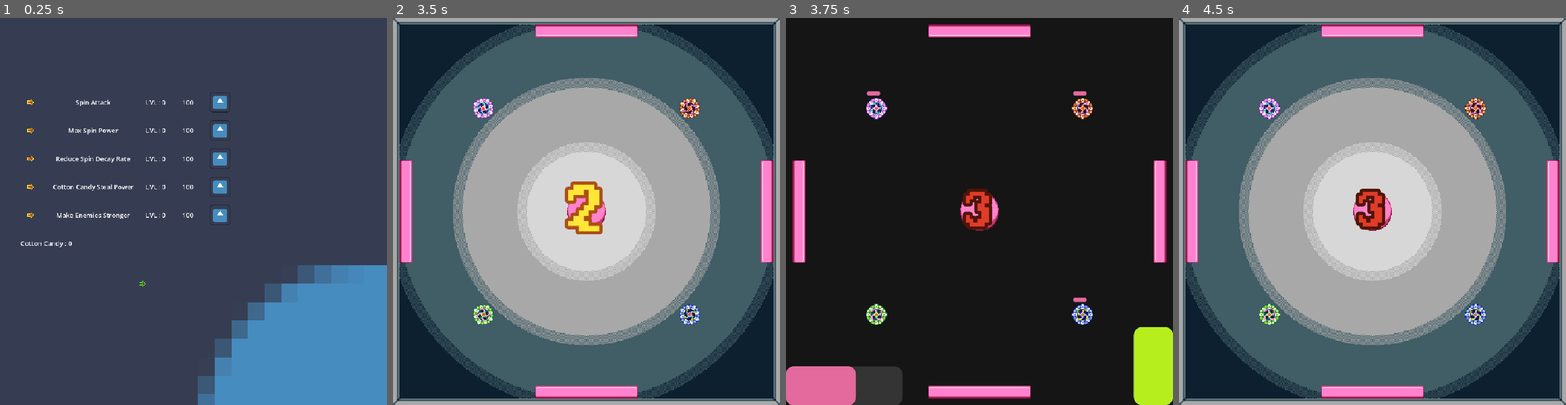
Above: before the commit, frames 1-4 (left to right).
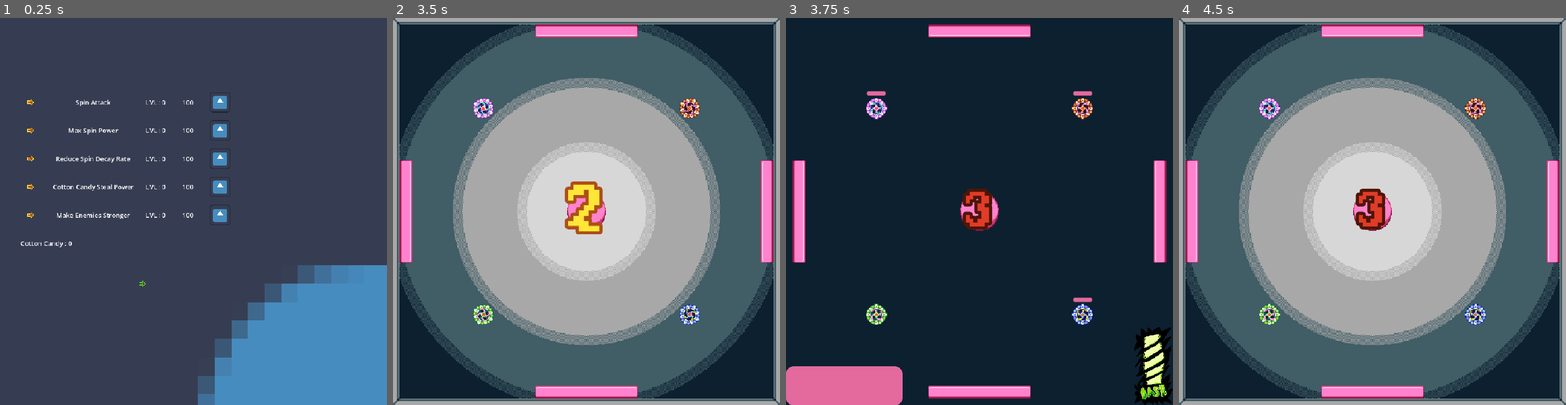
Above: after the commit, the same moments.

Repository: We-ALL-Play-Warthunder-Not-Just-Me/verySeriousSpinningCottonCandyGame
Game: Godot game, scene res://UI/UpgradeScreen.tscn
Same seed, same stepped clock (60 frames per second), same inputs: the game is played once before the commit and once after it. This scene is started directly instead of the project's main scene. The engine's default icon, where the game draws it, is replaced by a stand-in: a white triangle on a blue panel in a dark square. Sound files missing from this copy of the repository are replaced by a short silence.
Inputs (mouse positions are in pixels of both pictures, inside the frame that each line leads up to):
- Up to frame 1 (0.25 s): no input
- Up to frame 2 (3.5 s): click (613, 103) at 0.52 s; click (536, 285) at 1.25 s; tap Enter (ui_accept) at 2, 2.1, 2.27, 2.57, 2.75, 3.02, 3.05, 3.32 s; move the mouse to (482, 315) at 2.02 s; move the mouse to (509, 230) at 2.77 s; click (509, 230) at 2.85 s
- Up to frame 3 (3.75 s): tap Enter (ui_accept) at 3.5 s; move the mouse to (1018, 126) at 3.52 s; hold R from 3.53 s (still down)
- Up to frame 4 (4.5 s): tap Enter (ui_accept) at 3.8, 4.25, 4.35 s; move the mouse to (1353, 288) at 4.27 s; release R at 4.28 s

Frames 1-2 are identical in both runs. In frame 3, 93% of the frame differs, in the area x 0-100%, y 0-100%; in frame 4, nothing differs.

Commit message:
Enemy Hierarchy and Upgrade Fuckery
Got enemies to be unique and challenging in their own ways... Mostly. It's a start at least. The brains might need to be better. Also, renamed the upgrades and I think everything is working fine. Upgrades aren't really set up, though. We'll figure it out.

Diff:
--- a/Enemies/Enemy.tscn
+++ b/Enemies/Enemy.tscn
@@ -95,7 +95,7 @@
 mass = 0.005
 physics_material_override = SubResource("PhysicsMaterial_xu11e")
 lock_rotation = true
-continuous_cd = 2
+continuous_cd = 1
 max_contacts_reported = 1
 script = ExtResource("1_biruh")
 
@@ -126,8 +126,6 @@
 
 [node name="HealthComponent" type="Node" parent="." unique_id=627178191]
 script = ExtResource("4_7mq4p")
-CurrentHP = 70
-HealthDecay = 2
 metadata/_custom_type_script = "uid://uflgtvyrjjt"
 
 [node name="decayTimer" type="Timer" parent="HealthComponent" unique_id=1606738338 node_paths=PackedStringArray("health")]
--- a/Enemies/enemy.gd
+++ b/Enemies/enemy.gd
@@ -1,4 +1,16 @@
 extends RigidBody2D
+
+@export_category("Enemy Stats")
+@export var max_power = 50
+@export var min_power = 25
+@export var max_amplifier = 4.0
+@export var max_candy_multiplier = 5
+@export var candy_reducer = 0.6
+@export var max_damage = 13
+@export var max_health_override = 125
+@export var health_decay_override = 6
+@export var max_wait_time = 2.5
+@export var min_wait_time = 0.75
 
 @onready var center_stage = get_node("/root/MainGame/CenterStage")
 @onready var spawner = get_node("/root/MainGame/Spawner")
@@ -8,23 +20,23 @@
 @onready var dash_graphic = $VerySeriousDash
 @onready var animations = $VerySeriousEnemy/EnemyAnimations
 @onready var sfx = get_node("/root/MainGame/FancyCamera/SFX")
-var min_wait_time = 0.5
-var max_wait_time = 2.0
 var final_wait_time
 var previous_frame: Vector2
-var max_power = 50
-var min_power = 25
-var max_amplifier = 3.0
 var amplifier
+var candy_multiplier
 var dash_time = 3
 var dash_countdown
 var can_dash = true
-var candy_multiplier
-var max_damage = 15
 var hold_decay
 
 func _ready() -> void:
 	final_wait_time = randf_range(min_wait_time, max_wait_time)
+	print(self.name, " Old Decay: ", health.HealthDecay)
+	health.HealthDecay = health_decay_override
+	print(self.name, " New Decay: ", health.HealthDecay)
+	print(self.name, " Old HP: ", health.MaxHp)
+	health.MaxHp = max_health_override
+	print(self.name, " New HP: ", health.MaxHp)
 	hold_decay = health.HealthDecay
 
 # Called every frame. 'delta' is the elapsed time since the previous frame.
@@ -52,24 +64,25 @@
 
 		if health.CurrentHP > (health.MaxHp/2):
 			animations.play("PlayerSpinHigh")
-			candy_multiplier = 6
+			candy_multiplier = max_candy_multiplier
 			amplifier = max_amplifier
 		elif health.CurrentHP > (health.MaxHp/4):
 			animations.play("PlayerSpinMed")
-			candy_multiplier = 4
+			candy_multiplier = ceili(max_candy_multiplier*candy_reducer)
 			if (max_amplifier/1.5) < 1:
 				amplifier = 1
 			else:
 				amplifier = (max_amplifier/1.5)
 		elif health.CurrentHP > 0:
 			animations.play("PlayerSpinLow")
-			candy_multiplier = 2
+			candy_multiplier = ceili(max_candy_multiplier*(candy_reducer/2))
 			if (max_amplifier/2) < 1:
 				amplifier = 1
 			else:
 				amplifier = (max_amplifier/2)
 		else:
 			animations.stop()
+		print(self.name, " Candy Multiplier: ", candy_multiplier)
 	else:
 		self.linear_velocity.lerp(Vector2(0,0),30)
 		health.HealthDecay = 0
@@ -120,7 +133,7 @@
 		#print("The Difference: ", force_difference)
 		#print("Force Percentage: ", force_percent)
 		#print("Enemy Current HP: ", enemy.health.CurrentHP)
-		#print("Enemy HP to lose: ", enemy_damage)
+		print("Enemy HP to lose: ", enemy_damage)
 	elif player_force < enemy_force:
 		print("We're not strong enough...")
 
--- a/Player/DashBar.tscn
+++ b/Player/DashBar.tscn
@@ -1,29 +1,26 @@
 [gd_scene format=3 uid="uid://d3tdis6vd653i"]
 
 [ext_resource type="Script" uid="uid://dmpi6m05pr4cv" path="res://Player/dash_bar.gd" id="1_bjmdq"]
+[ext_resource type="Texture2D" uid="uid://l6lfqod6edec" path="res://Assets/Images/DashBar1.png" id="1_h84pi"]
+[ext_resource type="Texture2D" uid="uid://lklwdkueuuic" path="res://Assets/Images/DashBar3.png" id="3_p21a3"]
+[ext_resource type="Texture2D" uid="uid://cr8pdkw4yems6" path="res://Assets/Images/DashBar2.png" id="4_lg6mj"]
 
-[sub_resource type="StyleBoxEmpty" id="StyleBoxEmpty_0j2ni"]
+[sub_resource type="StyleBoxEmpty" id="StyleBoxEmpty_h84pi"]
 
-[sub_resource type="StyleBoxFlat" id="StyleBoxFlat_v0k0e"]
-bg_color = Color(0.70980394, 0.93333334, 0.10980392, 1)
-corner_radius_top_left = 20
-corner_radius_top_right = 20
-corner_radius_bottom_right = 20
-corner_radius_bottom_left = 20
+[sub_resource type="StyleBoxTexture" id="StyleBoxTexture_p21a3"]
+texture = ExtResource("1_h84pi")
+axis_stretch_horizontal = 1
+axis_stretch_vertical = 1
 
-[sub_resource type="StyleBoxFlat" id="StyleBoxFlat_0j2ni"]
-bg_color = Color(0.2051174, 0.20511746, 0.20511732, 1)
-corner_radius_top_left = 20
-corner_radius_top_right = 20
-corner_radius_bottom_right = 20
-corner_radius_bottom_left = 20
+[sub_resource type="StyleBoxTexture" id="StyleBoxTexture_h84pi"]
+texture = ExtResource("3_p21a3")
+axis_stretch_horizontal = 1
+axis_stretch_vertical = 1
 
-[sub_resource type="StyleBoxFlat" id="StyleBoxFlat_5wa8t"]
-bg_color = Color(0.93333334, 0.93333334, 0.93333334, 1)
-corner_radius_top_left = 20
-corner_radius_top_right = 20
-corner_radius_bottom_right = 20
-corner_radius_bottom_left = 20
+[sub_resource type="StyleBoxTexture" id="StyleBoxTexture_lg6mj"]
+texture = ExtResource("4_lg6mj")
+axis_stretch_horizontal = 1
+axis_stretch_vertical = 1
 
 [node name="DashBar" type="ProgressBar" unique_id=159688414 node_paths=PackedStringArray("damagebar", "timer")]
 anchors_preset = -1
@@ -31,16 +28,21 @@
 anchor_top = 0.8
 anchor_right = 1.0
 anchor_bottom = 1.0
-offset_left = -1.0
-offset_top = -1.0
+offset_left = 96.0
+offset_top = 192.0
+offset_right = 97.0
+offset_bottom = 193.0
 grow_horizontal = 0
 grow_vertical = 0
-theme_override_styles/background = SubResource("StyleBoxEmpty_0j2ni")
-theme_override_styles/fill = SubResource("StyleBoxFlat_v0k0e")
+rotation = 3.1415927
+size_flags_horizontal = 4
+size_flags_vertical = 4
+theme_override_styles/background = SubResource("StyleBoxEmpty_h84pi")
+theme_override_styles/fill = SubResource("StyleBoxTexture_p21a3")
 max_value = 50.0
 step = 1.0
 value = 15.0
-fill_mode = 3
+fill_mode = 2
 show_percentage = false
 script = ExtResource("1_bjmdq")
 damagebar = NodePath("Damage")
@@ -55,12 +57,12 @@
 anchor_bottom = 1.0
 grow_horizontal = 2
 grow_vertical = 2
-theme_override_styles/background = SubResource("StyleBoxFlat_0j2ni")
-theme_override_styles/fill = SubResource("StyleBoxFlat_5wa8t")
+theme_override_styles/background = SubResource("StyleBoxTexture_h84pi")
+theme_override_styles/fill = SubResource("StyleBoxTexture_lg6mj")
 max_value = 50.0
 step = 1.0
 value = 25.0
-fill_mode = 3
+fill_mode = 2
 show_percentage = false
 metadata/_edit_use_anchors_ = true
 
--- a/Player/Player.tscn
+++ b/Player/Player.tscn
@@ -107,8 +107,7 @@
 mass = 0.005
 physics_material_override = SubResource("PhysicsMaterial_xu11e")
 lock_rotation = true
-continuous_cd = 2
-contact_monitor = true
+continuous_cd = 1
 max_contacts_reported = 1
 script = ExtResource("2_8g4oa")
 
@@ -137,8 +136,9 @@
 
 [node name="HealthComponent" type="Node" parent="." unique_id=627178191]
 script = ExtResource("1_3qydi")
-MaxHp = 50
-CurrentHP = 30
+MaxHp = 75
+CurrentHP = 75
+HealthDecay = 8
 metadata/_custom_type_script = "uid://uflgtvyrjjt"
 
 [node name="decayTimer" type="Timer" parent="HealthComponent" unique_id=1606738338 node_paths=PackedStringArray("health")]
@@ -163,6 +163,7 @@
 script = ExtResource("7_vlldt")
 upgrades = SubResource("Resource_j23h2")
 health = NodePath("../HealthComponent")
+increasePowerAmplifier = 1.0
 metadata/_custom_type_script = "uid://b4re2wm2gcrj4"
 
 [node name="MouseDetection" type="Area2D" parent="." unique_id=1308826148]
--- a/Player/PlayerUpgrades.gd
+++ b/Player/PlayerUpgrades.gd
@@ -4,16 +4,18 @@
 
 # So keep track of upgrades by it's lvl ie if the upgrade is lvl 1 or 2 or 3
 
-## Makes your Top bigger, hit enemies harder and take more spin and candy from them, but you are also a bigger target
-@export var SpinAttack: int = 0
-## Increases max spin power (max HP)
-@export var MaxSpinPower: int = 0
-## Decreases the decay of your spin (health decay)
+## Increases max spin force (max HP) (default 75)
+@export var MaxSpinForce: int = 0
+## Decreases the decay of your spin (health decay) (default 5.0)
 @export var ReduceSpinDecayRate: int = 0
-## Increases the cotton candy you steal from hitting enemies
-@export var CottonCandyStealPower: int = 0
-## Makes the enemies stronger, stronger enemies drop more cotton candy
-@export var StrongerEnemies: int = 0
+## Increases your cap on how much damage you can do to enemies (default 15)
+@export var MaxSpinStealDamage: int = 0
+## Decreases how much stamina you take from the dash meter (default 30)
+@export var ReduceStaminaConsumption: int = 0
+## Increases your amplifier so you can launch even faster with each dash (default 3.0)
+@export var PowerAmplifier: int = 0
+## Increases how much candy you can get per spin cycle. Is affected by your health (default 3)
+@export var CandyMultiplier: int = 0
 ## Generic level cap for all the upgrades
 @export var maxLVL: int = 3
 
--- a/Player/UpgradeManager.gd
+++ b/Player/UpgradeManager.gd
@@ -8,14 +8,20 @@
 
 @export_category("Stat Gained Per Level")
 # assuming each upgrade level is 50 max health each
-@export var spinAttackLvlValue : int = 1
-@export var maxHPLvlValue: int = 50
-@export var reduceSpinDecayLvlValue: int = 1
-@export var cottonCandyStealLvlValue: int = 1
+@export var maxHPLvlValue: int = 25
+@export var reduceSpinDecayLvlValue: int = 2
+@export var increaseSpinStealDamageLvlValue : int = 8
+@export var reduceStaminaConsumptionLvlValue: int = 5
+@export var increasePowerAmplifier: float = 1.5
+@export var increaseCandyMultiplierLvlValue: int = 3
 
 @export_category("Starting Stats")
-@export var startMaxHP: int = 100
-@export var startSpinDecay: int = 10
+@export var startMaxHP: int = 75
+@export var startSpinDecay: int = 8
+@export var startSpinStealDamage: int = 15
+@export var startStaminaConsumption: int = 30
+@export var startPowerAmplifier: float = 3.0
+@export var startCandyMultiplier: int = 3
 
 # Called when the node enters the scene tree for the first time.
 func _ready() -> void:
@@ -36,7 +42,7 @@
 
 func applyMaxSpinPowerUpgrade() -> void:
 	var maxHPtoApply: int = 0
-	if upgrades.MaxSpinPower == 0:
+	if upgrades.MaxSpinForce == 0:
 		return
 	for i: int in upgrades.MaxSpinPower:
 		maxHPtoApply += maxHPLvlValue
--- a/Player/player_rigid.gd
+++ b/Player/player_rigid.gd
@@ -1,12 +1,16 @@
 extends RigidBody2D
 
+#The Upgradable stuff
+@export var max_damage = 15
+@export var dash_damage = 30
+@export var max_amplifier = 3.0
+@export var max_candy_multiplier = 3
+
+#Everything else
+var max_power = 60
 var mouse_position
-var max_amplifier = 3.0
 var amplifier = 0.0
-var max_power = 60
 var dash_time = 3
-var dash_damage = 25
-var max_damage = 15
 var candy_multiplier
 var mouse_on_player = false
 @onready var draw_arrow = $VerySeriousArrows3
@@ -17,7 +21,6 @@
 @onready var the_dark = get_node("/root/MainGame/TheDark")
 @onready var dash_bar = $CanvasLayer/DashBar
 @onready var health_bar = $CanvasLayer/HealthBar
-var can_dash = true
 var aiming = false
 var dash_countdown
 @onready var center_stage = get_node("/root/MainGame/CenterStage")
--- a/UI/upgrade_screen.gd
+++ b/UI/upgrade_screen.gd
@@ -7,23 +7,23 @@
 # @onready var reduce_spin_decay: HBoxContainer = $"backgroundthing/PanelContainer/MarginContainer/VBoxContainer/Reduce Spin Decay"
 # @onready var cotton_candy_steal: HBoxContainer = $"backgroundthing/PanelContainer/MarginContainer/VBoxContainer/Cotton Candy Steal"
 # @onready var stronger_enemies: HBoxContainer = $"backgroundthing/PanelContainer/MarginContainer/VBoxContainer/Stronger Enemies"
-@onready var SpinAttackcost: Label = $"backgroundthing/PanelContainer/MarginContainer/VBoxContainer/Spin Attack/Cost"
+@onready var MaxSpinStealDamagecost: Label = $"backgroundthing/PanelContainer/MarginContainer/VBoxContainer/Spin Attack/Cost"
 @onready var MaxSpincost: Label = $"backgroundthing/PanelContainer/MarginContainer/VBoxContainer/Max Spin Power/Cost"
 @onready var SpinDecaycost: Label = $"backgroundthing/PanelContainer/MarginContainer/VBoxContainer/Reduce Spin Decay/Cost"
 @onready var CottonCandyStealcost: Label = $"backgroundthing/PanelContainer/MarginContainer/VBoxContainer/Cotton Candy Steal/Cost"
-@onready var StrongerEnemiescost: Label = $"backgroundthing/PanelContainer/MarginContainer/VBoxContainer/Stronger Enemies/Cost"
+@onready var PowerAmplifiercost: Label = $"backgroundthing/PanelContainer/MarginContainer/VBoxContainer/Stronger Enemies/Cost"
 
-@onready var levelSpinAttack: Label = $"backgroundthing/PanelContainer/MarginContainer/VBoxContainer/Spin Attack/Level"
-@onready var levelMaxSpinPower: Label = $"backgroundthing/PanelContainer/MarginContainer/VBoxContainer/Max Spin Power/Level"
+@onready var levelMaxSpinStealDamage: Label = $"backgroundthing/PanelContainer/MarginContainer/VBoxContainer/Spin Attack/Level"
+@onready var levelMaxSpinForce: Label = $"backgroundthing/PanelContainer/MarginContainer/VBoxContainer/Max Spin Power/Level"
 @onready var levelReduceSpinDecay: Label = $"backgroundthing/PanelContainer/MarginContainer/VBoxContainer/Reduce Spin Decay/Level"
 @onready var levelCottonCandySteal: Label = $"backgroundthing/PanelContainer/MarginContainer/VBoxContainer/Cotton Candy Steal/Level"
-@onready var levelStrongerEnemies: Label = $"backgroundthing/PanelContainer/MarginContainer/VBoxContainer/Stronger Enemies/Level"
+@onready var levelPowerAmplifier: Label = $"backgroundthing/PanelContainer/MarginContainer/VBoxContainer/Stronger Enemies/Level"
 
-@onready var buttonSpinAttack: TextureButton = $"backgroundthing/PanelContainer/MarginContainer/VBoxContainer/Spin Attack/Button"
-@onready var buttonMaxSpinPower: TextureButton = $"backgroundthing/PanelContainer/MarginContainer/VBoxContainer/Max Spin Power/Button"
+@onready var buttonMaxSpinStealDamage: TextureButton = $"backgroundthing/PanelContainer/MarginContainer/VBoxContainer/Spin Attack/Button"
+@onready var buttonMaxSpinForce: TextureButton = $"backgroundthing/PanelContainer/MarginContainer/VBoxContainer/Max Spin Power/Button"
 @onready var buttonSpinDecay: TextureButton = $"backgroundthing/PanelContainer/MarginContainer/VBoxContainer/Reduce Spin Decay/Button"
 @onready var buttonCottonCandySteal: TextureButton = $"backgroundthing/PanelContainer/MarginContainer/VBoxContainer/Cotton Candy Steal/Button"
-@onready var buttonStrongerEnemies: TextureButton = $"backgroundthing/PanelContainer/MarginContainer/VBoxContainer/Stronger Enemies/Button"
+@onready var buttonPowerAmplifier: TextureButton = $"backgroundthing/PanelContainer/MarginContainer/VBoxContainer/Stronger Enemies/Button"
 
 @onready var cotton_candy_label: Label = $"backgroundthing/PanelContainer/MarginContainer/VBoxContainer/Cotton Candy"
 
@@ -47,17 +47,17 @@
 @export var cottonCandyStealMaxLevel: int = 3
 
 @export_group("Stronger Enemies")
-@export var strongerEnemiesBaseCost: int = 100
-@export var strongerEnemiesMaxLevel: int = 3
+@export var PowerAmplifierBaseCost: int = 100
+@export var PowerAmplifierMaxLevel: int = 3
 
 
 # Called when the node enters the scene tree for the first time.
 func _ready() -> void:
-	buttonSpinAttack.pressed.connect(buyUpgrade.bind(0))
-	buttonMaxSpinPower.pressed.connect(buyUpgrade.bind(1))
+	buttonMaxSpinStealDamage.pressed.connect(buyUpgrade.bind(0))
+	buttonMaxSpinForce.pressed.connect(buyUpgrade.bind(1))
 	buttonSpinDecay.pressed.connect(buyUpgrade.bind(2))
 	buttonCottonCandySteal.pressed.connect(buyUpgrade.bind(3))
-	buttonStrongerEnemies.pressed.connect(buyUpgrade.bind(4))
+	buttonPowerAmplifier.pressed.connect(buyUpgrade.bind(4))
 
 	continue_button.pressed.connect(continueGame)
 
@@ -69,11 +69,11 @@
 	pass
 
 func evilInitialize() -> void:
-	buySpinAttack(true)
+	buyMaxSpinStealDamage(true)
 	buyMaxSpin(true)
 	buySpinDecay(true)
-	buyCottonCandySteal(true)
-	buyStrongerEnemies(true)
+	buyReduceStamina(true)
+	buyPowerAmplifier(true)
 
 func updateCottonCandyAmount(newamount: int, oldamount: int) -> void:
 	print("old candy amount : " + str(oldamount))
@@ -82,60 +82,60 @@
 func buyUpgrade(index: int) -> void:
 	match index:
 		0:
-			buySpinAttack()
+			buyMaxSpinStealDamage()
 		1:
 			buyMaxSpin()
 		2:
 			buySpinDecay()
 		3:
-			buyCottonCandySteal()
+			buyReduceStamina()
 		4:
-			buyStrongerEnemies()
+			buyPowerAmplifier()
 		_:
 			return
 
 func matchIndexToUpgrade(index:int) -> int:
 	match index:
 		0:
-			return upgrades.SpinAttack
+			return upgrades.MaxSpinStealDamage
 		1:
-			return upgrades.MaxSpinPower
+			return upgrades.MaxSpinForce
 		2:
 			return upgrades.ReduceSpinDecayRate
 		3:
-			return upgrades.CottonCandyStealPower
+			return upgrades.ReduceStaminaConsumption
 		4:
-			return upgrades.StrongerEnemies
+			return upgrades.PowerAmplifier
 		_:
 			return 0
 
-func buySpinAttack(init:bool = false) -> void:
-	var cost: int = spinAttackBaseCost * (1 + upgrades.SpinAttack)
+func buyMaxSpinStealDamage(init:bool = false) -> void:
+	var cost: int = spinAttackBaseCost * (1 + upgrades.MaxSpinStealDamage)
 	if (!init):
 		if cottonCandy.cottonCandyBank >= cost:
-			upgrades.upgradeStat(upgrades.SpinAttack)
+			upgrades.upgradeStat(upgrades.MaxSpinStealDamage)
 			cottonCandy.removeCottonCandy(cost)
 		else:
 			print("Too Expensive")
-	cost = spinAttackBaseCost * (1 + upgrades.SpinAttack)
-	SpinAttackcost.text = str(cost)
-	levelSpinAttack.text = "LVL : " + str(upgrades.SpinAttack)
-	if (upgrades.SpinAttack >= spinAttackMaxLevel):
-		buttonSpinAttack.disabled = true
+	cost = spinAttackBaseCost * (1 + upgrades.MaxSpinStealDamage)
+	MaxSpinStealDamagecost.text = str(cost)
+	levelMaxSpinStealDamage.text = "LVL : " + str(upgrades.MaxSpinStealDamage)
+	if (upgrades.MaxSpinStealDamage >= spinAttackMaxLevel):
+		buttonMaxSpinStealDamage.disabled = true
 
 func buyMaxSpin(init:bool = false) -> void:
-	var cost: int = maxSpinBaseCost * (1 + upgrades.MaxSpinPower)
+	var cost: int = maxSpinBaseCost * (1 + upgrades.MaxSpinForce)
 	if (!init):
 		if cottonCandy.cottonCandyBank >= cost:
-			upgrades.upgradeStat(upgrades.MaxSpinPower)
+			upgrades.upgradeStat(upgrades.MaxSpinForce)
 			cottonCandy.removeCottonCandy(cost)
 		else:
 			print("Too Expensive")
-	cost = spinAttackBaseCost * (1 + upgrades.MaxSpinPower)
+	cost = spinAttackBaseCost * (1 + upgrades.MaxSpinForce)
 	MaxSpincost.text = str(cost)
-	levelMaxSpinPower.text = "LVL : " +  str(upgrades.MaxSpinPower)
-	if (upgrades.MaxSpinPower >= maxspinMaxLevel):
-		buttonMaxSpinPower.disabled = true
+	levelMaxSpinForce.text = "LVL : " +  str(upgrades.MaxSpinForce)
+	if (upgrades.MaxSpinForce >= maxspinMaxLevel):
+		buttonMaxSpinForce.disabled = true
 
 
 func buySpinDecay(init:bool = false) -> void:
@@ -153,34 +153,34 @@
 		buttonSpinDecay.disabled = true
 
 
-func buyCottonCandySteal(init:bool = false) -> void:
-	var cost: int = cottonCandyStealBaseCost * (1 + upgrades.CottonCandyStealPower)
+func buyReduceStamina(init:bool = false) -> void:
+	var cost: int = cottonCandyStealBaseCost * (1 + upgrades.ReduceStaminaConsumption)
 	if (!init):
 		if cottonCandy.cottonCandyBank >= cost:
-			upgrades.upgradeStat(upgrades.CottonCandyStealPower)
+			upgrades.upgradeStat(upgrades.ReduceStaminaConsumption)
 			cottonCandy.removeCottonCandy(cost)
 		else:
 			print("Too Expensive")
-	cost = spinAttackBaseCost * (1 + upgrades.CottonCandyStealPower)
+	cost = spinAttackBaseCost * (1 + upgrades.ReduceStaminaConsumption)
 	CottonCandyStealcost.text = str(cost)
-	levelCottonCandySteal.text = "LVL : " + str(upgrades.CottonCandyStealPower)
-	if (upgrades.CottonCandyStealPower >= cottonCandyStealMaxLevel):
+	levelCottonCandySteal.text = "LVL : " + str(upgrades.ReduceStaminaConsumption)
+	if (upgrades.ReduceStaminaConsumption >= cottonCandyStealMaxLevel):
 		buttonCottonCandySteal.disabled = true
 
 
-func buyStrongerEnemies(init:bool = false) -> void:
-	var cost: int = strongerEnemiesBaseCost * (1 + upgrades.StrongerEnemies)
+func buyPowerAmplifier(init:bool = false) -> void:
+	var cost: int = PowerAmplifierBaseCost * (1 + upgrades.PowerAmplifier)
 	if (!init):
 		if cottonCandy.cottonCandyBank >= cost:
-			upgrades.upgradeStat(upgrades.StrongerEnemies)
+			upgrades.upgradeStat(upgrades.PowerAmplifier)
 			cottonCandy.removeCottonCandy(cost)
 		else:
 			print("Too Expensive")
-	cost = spinAttackBaseCost * (1 + upgrades.StrongerEnemies)
-	StrongerEnemiescost.text = str(cost)
-	levelStrongerEnemies.text = "LVL : " + str(upgrades.StrongerEnemies)
-	if (upgrades.StrongerEnemies >= strongerEnemiesMaxLevel):
-		buttonStrongerEnemies.disabled = true
+	cost = spinAttackBaseCost * (1 + upgrades.PowerAmplifier)
+	PowerAmplifiercost.text = str(cost)
+	levelPowerAmplifier.text = "LVL : " + str(upgrades.PowerAmplifier)
+	if (upgrades.PowerAmplifier >= PowerAmplifierMaxLevel):
+		buttonPowerAmplifier.disabled = true
 
 
 
--- a/main_game.tscn
+++ b/main_game.tscn
@@ -6,7 +6,7 @@
 [ext_resource type="PackedScene" uid="uid://c1kjh2bp3nhq6" path="res://Player/Player.tscn" id="2_l5ukw"]
 [ext_resource type="Texture2D" uid="uid://hkyytamvn15b" path="res://Assets/Images/Very Serious Round Bumper.png" id="3_jgkyn"]
 [ext_resource type="PackedScene" uid="uid://byggay1shakk" path="res://Enemies/Enemy.tscn" id="4_6bm6p"]
-[ext_resource type="Script" uid="uid://dvg2qi60ngnjj" path="res://TestTimer.gd" id="4_dugkq"]
+[ext_resource type="Script" uid="uid://dvg2qi60ngnjj" path="res://round_timer.gd" id="4_dugkq"]
 [ext_resource type="Texture2D" uid="uid://b5qmy2h6f8als" path="res://Assets/Images/Very Serious Square Bumper.png" id="4_qpaub"]
 [ext_resource type="Script" uid="uid://m6efbwsg5kqb" path="res://fancy_camera.gd" id="5_mf81u"]
 [ext_resource type="Script" uid="uid://bbvr8adcc6mf7" path="res://cotton_candy_tracker.gd" id="6_2pltu"]
@@ -65,7 +65,7 @@
 [node name="MainGame" type="Node" unique_id=2037128485]
 
 [node name="BackgroundColor" type="Sprite2D" parent="." unique_id=1995283256]
-modulate = Color(0.08235294, 0.08235294, 0.08235294, 1)
+modulate = Color(0.050980393, 0.1254902, 0.1882353, 1)
 z_index = -1
 position = Vector2(1.5258789e-05, -4.5474735e-13)
 scale = Vector2(2000, 2000)
@@ -245,6 +245,16 @@
 [node name="Blue Tornado" parent="Spinners" unique_id=2016280512 instance=ExtResource("4_6bm6p")]
 position = Vector2(128, 128)
 max_contacts_reported = 0
+max_power = 80
+min_power = 60
+max_amplifier = 7.5
+max_candy_multiplier = 11
+candy_reducer = 0.4
+max_damage = 35
+max_health_override = 80
+health_decay_override = 4
+max_wait_time = 1.0
+min_wait_time = 0.5
 
 [node name="VerySeriousEnemy" parent="Spinners/Blue Tornado" index="1" unique_id=1977203792]
 frame = 3
@@ -252,6 +262,16 @@
 [node name="Nib" parent="Spinners" unique_id=135273304 instance=ExtResource("4_6bm6p")]
 position = Vector2(-128, -128)
 max_contacts_reported = 0
+max_power = 60
+min_power = 40
+max_amplifier = 5.5
+max_candy_multiplier = 10
+candy_reducer = 0.8
+max_damage = 55
+max_health_override = 200
+health_decay_override = 2
+max_wait_time = 1.25
+min_wait_time = 0.6
 
 [node name="VerySeriousEnemy" parent="Spinners/Nib" index="1" unique_id=1977203792]
 frame = 2
@@ -302,7 +322,7 @@
 death_noises = [ExtResource("18_lght5"), ExtResource("19_lfj8l"), ExtResource("20_ac0cv")]
 
 [node name="SFX2" type="AudioStreamPlayer2D" parent="FancyCamera/SFX" unique_id=1896215580]
-volume_db = 10.0
+volume_db = 15.0
 bus = &"SFX"
 
 [node name="CanvasLayer" type="CanvasLayer" parent="." unique_id=109230111]
Binary file added: Assets/Images/DashBar1.png
Not shown, added: Assets/Images/DashBar1.png.import
Binary file added: Assets/Images/DashBar2.png
Not shown, added: Assets/Images/DashBar2.png.import
Binary file added: Assets/Images/DashBar3.png
Not shown, added: Assets/Images/DashBar3.png.import
Binary file changed: Assets/Images/Very Serious Arena.png
Renamed: TestTimer.gd -> round_timer.gd
Renamed: TestTimer.gd.uid -> round_timer.gd.uid
